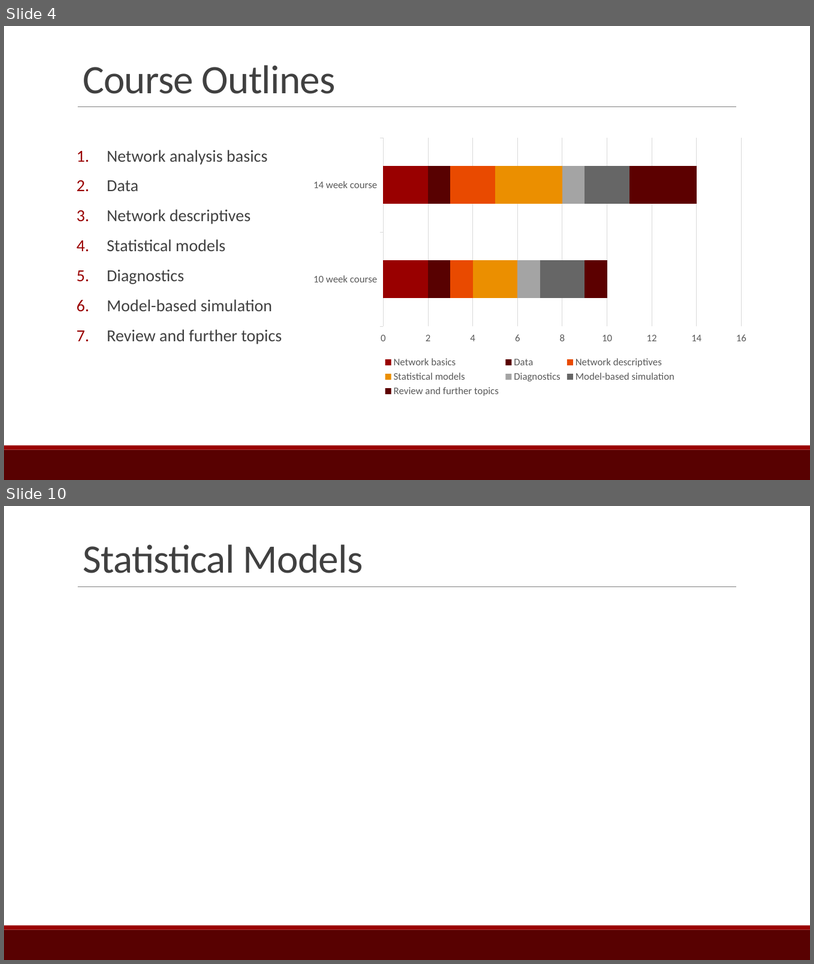
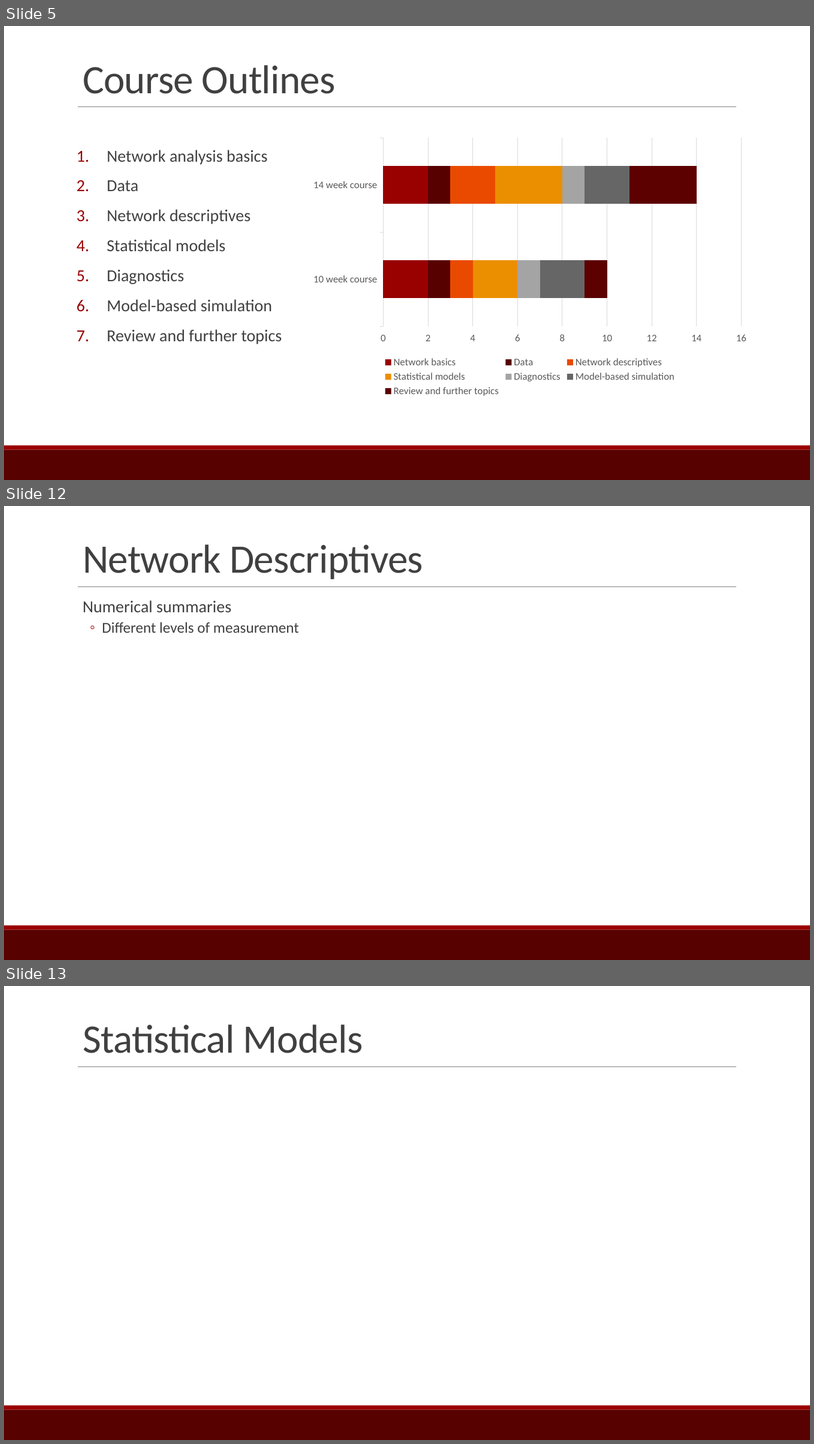
Before and after one commit to ebey/sunbelt2015, a slide deck: statnetWeb_slides.pptx. Shown one above the other, each under a label of ours: slides 4 and 10 before the commit, slides 5, 12 and 13 after it; the slides between them are not shown. The pictures are 814x964 and 814x1444 pixels, drawn with LibreOffice and Linux fonts; fonts in the diff are those of the drawing. Boxes give left, top, right and bottom in pixels: in the first picture for what was removed or moved away, otherwise in the second. Text is boxed around its words. In the diff, an @@ line names an element or a change of style, - is before the commit and + after.

```diff
--- a/statnetWeb_slides.pptx
+++ b/statnetWeb_slides.pptx
@@ slide 12 added at bbox=[4, 506, 810, 960], background #FFFFFF; not listed: 3 template elements that a slide beside it also shows @@
@@ title added at bbox=[83, 544, 423, 579], 48 pt, text #404040 @@
+Network Descriptives
@@ text added at bbox=[83, 600, 299, 633], 18 pt, text #404040 @@
+  Numerical summaries
+  ◦ Different levels of measurement
@@ what was slide 4 is now slide 5 @@
@@ what was slide 10 is now slide 13 @@
```
Also in this commit, not shown: 6 slides changed, 2 other slides added, 2 other files.
